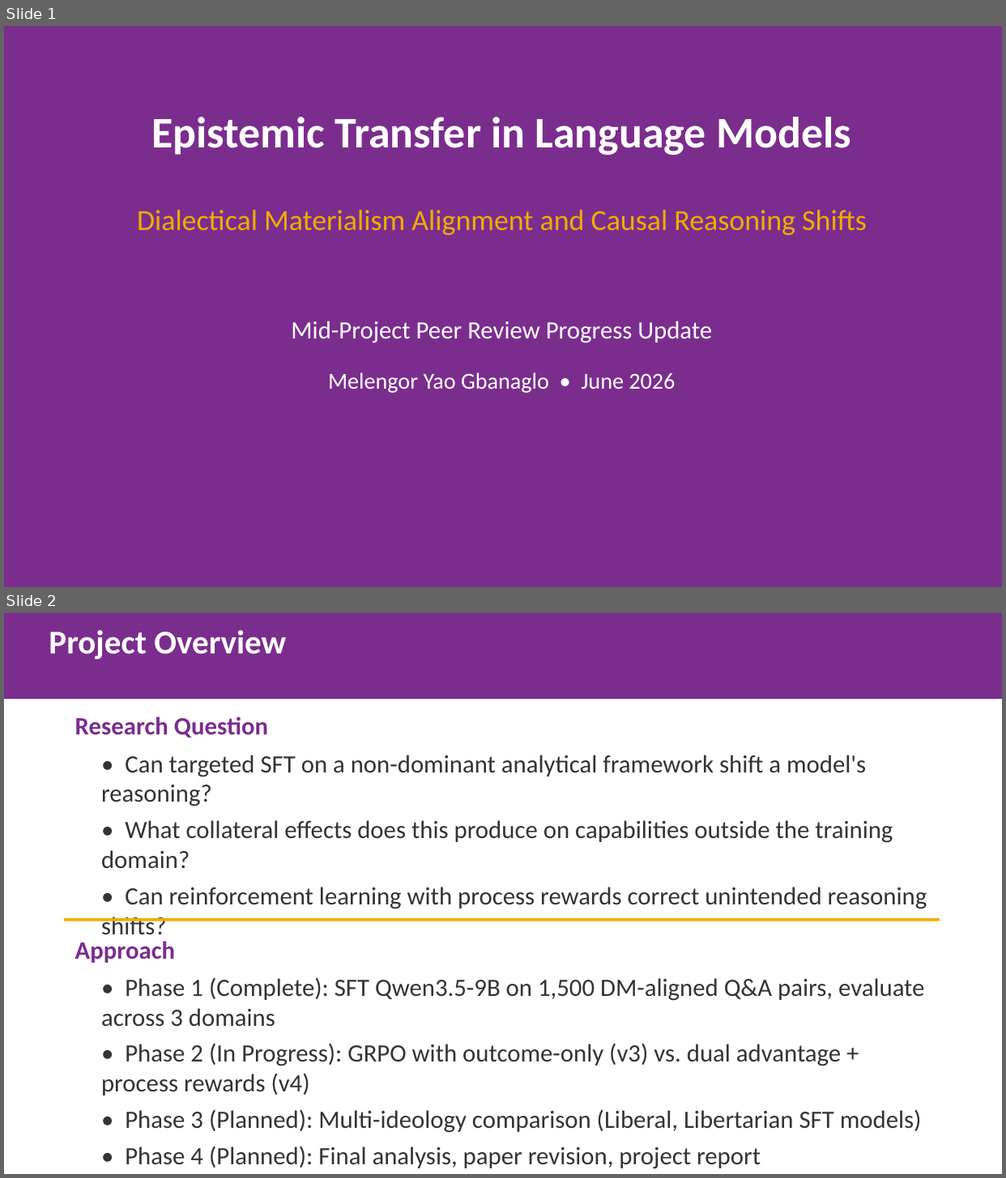
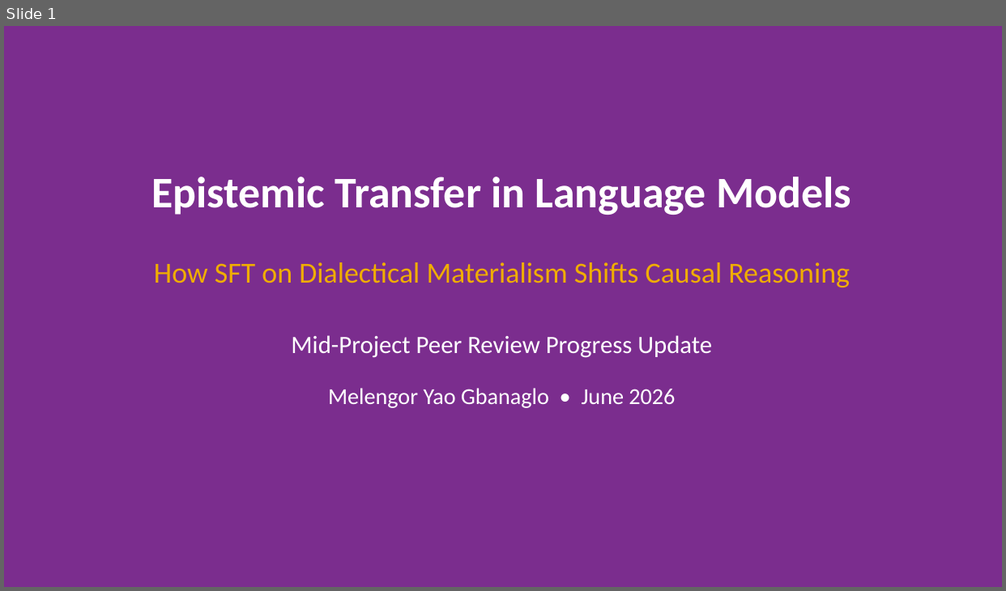
Before and after one commit to gbangban/ai-ideology-study, a slide deck: docs/proposals/peer_review_progress_slides.pptx. Shown one above the other, each under a label of ours: slides 1 and 2 before the commit, slide 1 after it. The pictures are 1006x1178 and 1006x591 pixels, drawn with LibreOffice and Linux fonts; fonts in the diff are those of the drawing. Boxes give left, top, right and bottom in pixels: in the first picture for what was removed or moved away, otherwise in the second. Text is boxed around its words. In the diff, an @@ line names an element or a change of style, - is before the commit and + after.

Commit message:
style: refine slide generator and update paper narrative
Update `generate_peer_review_slides.py` with a structured story arc,
style guide, and new background fill utilities for visual consistency.
Refine LaTeX narrative to remove hedging language and clarify the
distinction between formal and applied causal reasoning results.
Add research reference PDFs to `.gitignore` to exclude large files.

```diff
--- a/docs/proposals/peer_review_progress_slides.pptx
+++ b/docs/proposals/peer_review_progress_slides.pptx
@@ slide 2 removed at (4,613,1002,1174), background #FFFFFF @@
@@ rectangle removed at (4,613,1002,699) @@
-Project Overview
@@ text removed at (75,717,268,738) @@
-Research Question
@@ text removed at (101,755,927,935) @@
-• Can targeted SFT on a non-dominant analytical framework shift a model's reasoning?
-• What collateral effects does this produce on capabilities outside the training domain?
-• Can reinforcement learning with process rewards correct unintended reasoning shifts?
@@ rectangle removed at (64,918,940,922) @@
@@ text removed at (75,941,175,963) @@
-Approach
@@ text removed at (101,977,924,1169) @@
-• Phase 1 (Complete): SFT Qwen3.5-9B on 1,500 DM-aligned Q&A pairs, evaluate across 3 domains
-• Phase 2 (In Progress): GRPO with outcome-only (v3) vs. dual advantage + process rewards (v4)
-• Phase 3 (Planned): Multi-ideology comparison (Liberal, Libertarian SFT models)
-• Phase 4 (Planned): Final analysis, paper revision, project report
@@ slide 1 changed as well @@
@@ text "Epistemic Transfer in Language Models": place and size @@
-text "Epistemic Transfer in Language Models" at (151,117,851,155)
+text "Epistemic Transfer in Language Models" at (151,177,851,215)
@@ text at (154,263,850,288): text changed @@
-Dialectical Materialism Alignment and Causal Reasoning Shifts
+How SFT on Dialectical Materialism Shifts Causal Reasoning
@@ text "Mid-Project Peer Review Progress Update": place and size @@
-text "Mid-Project Peer Review Progress Update" at (291,321,712,344)
+text "Mid-Project Peer Review Progress Update" at (291,335,712,358)
@@ text "Melengor Yao Gbanaglo • June ...": place and size @@
-text "Melengor Yao Gbanaglo • June ..." at (328,373,675,393)
+text "Melengor Yao Gbanaglo • June ..." at (328,388,675,408)
```
Also in this commit, not shown: 1 other slide changed, 7 slides added, 7 other slides removed, 9 other files.
